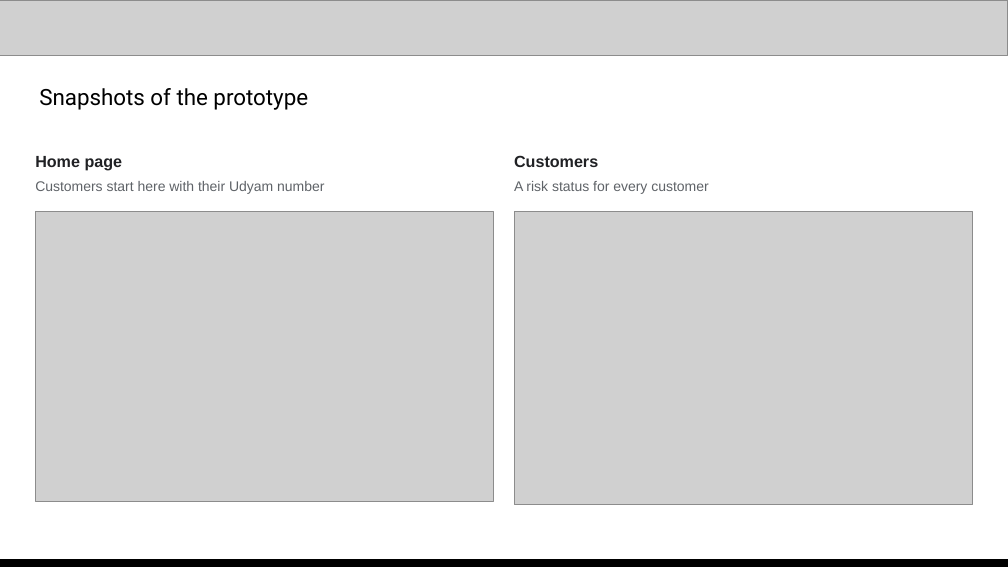
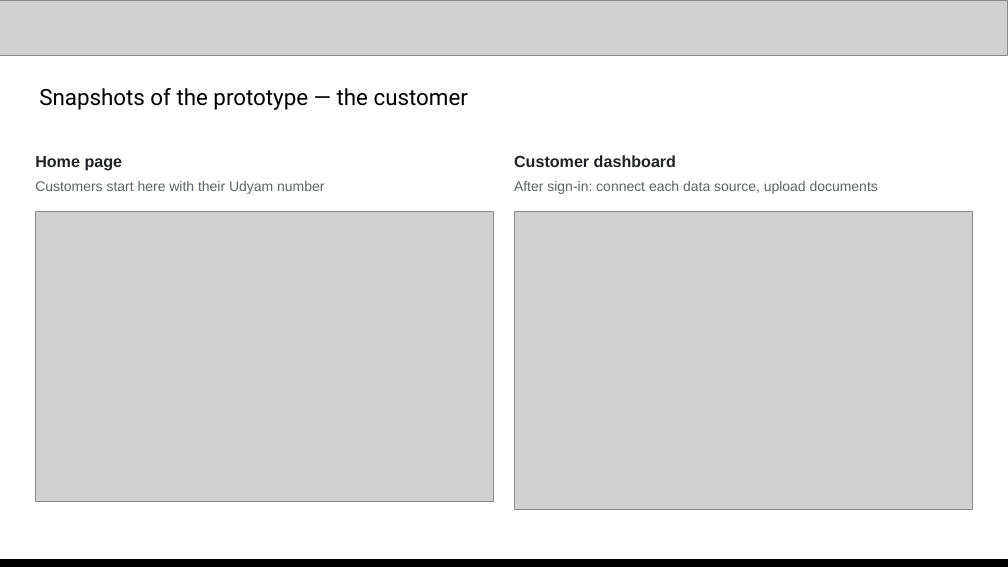
Before and after one commit to abhinavmukwane/FinRiskLensAI-RAG-V2, a slide deck: slide 10 of Doc/FinRiskLens_AI_Builder_Cup_2026.pptx. Drawn at 1008x567 pixels with LibreOffice and Linux fonts; fonts in the diff are those of the drawing; grey boxes stand for pictures. Boxes give left, top, right and bottom in pixels: in the first picture for what was removed or moved away, otherwise in the second. Text is boxed around its words. In the diff, an @@ line names an element or a change of style, - is before the commit and + after.

```diff
--- a/Doc/FinRiskLens_AI_Builder_Cup_2026.pptx
+++ b/Doc/FinRiskLens_AI_Builder_Cup_2026.pptx
@@ text at [39,88,468,110]: text changed @@
-Snapshots of the prototype
+Snapshots of the prototype — the customer
@@ text at [514,155,676,167]: text changed @@
-Customers
+Customer dashboard
@@ text at [514,181,878,194]: text changed @@
-A risk status for every customer
+After sign-in: connect each data source, upload documents
@@ picture: place and size @@
-picture at [514,212,973,505]
+picture at [514,212,973,510]
```
Also in this commit, not shown: 7 other slides changed, 5 slides added, 2 other files.
